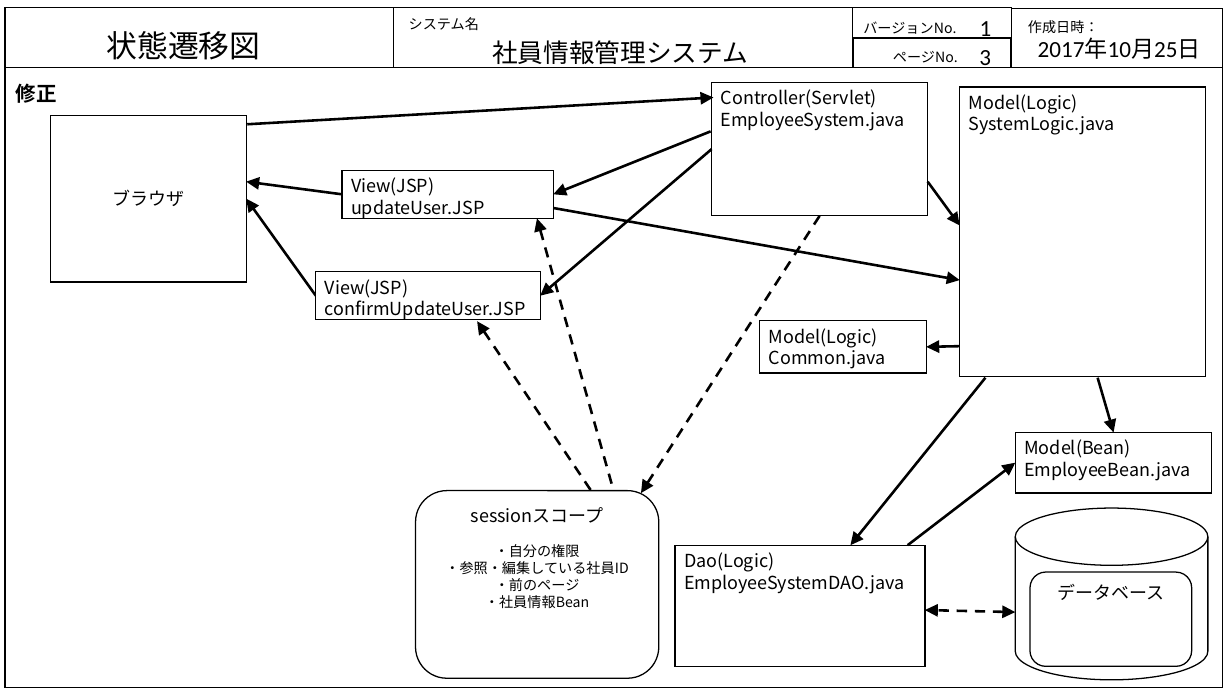
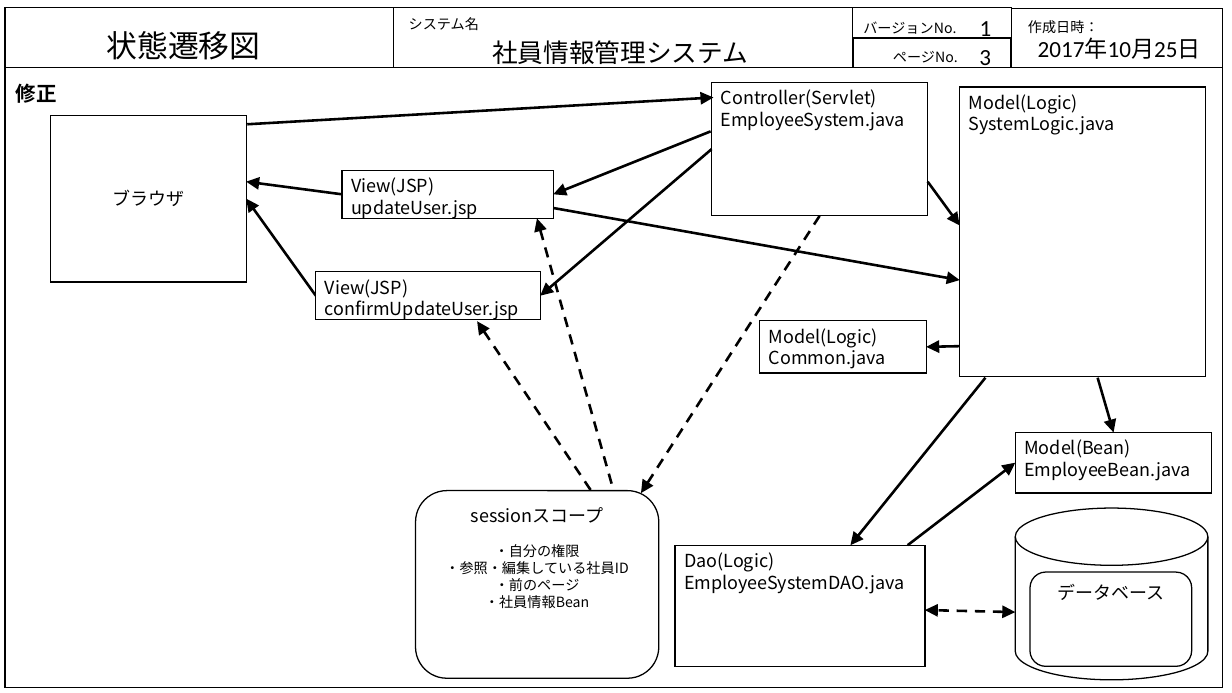
Before and after one commit to java201710/java, a slide deck: slide 12 of 総合演習資料/2.外部設計/画面・状態遷移図_DB.pptx. Drawn at 1232x693 pixels with LibreOffice and Linux fonts; fonts in the diff are those of the drawing. Boxes give left, top, right and bottom in pixels: in the first picture for what was removed or moved away, otherwise in the second. Text is boxed around its words. In the diff, an @@ line names an element or a change of style, - is before the commit and + after.

```diff
--- a/総合演習資料/2.外部設計/画面・状態遷移図_DB.pptx
+++ b/総合演習資料/2.外部設計/画面・状態遷移図_DB.pptx
@@ text in rectangle at (x1=351, y1=177, x2=478, y2=219): text changed @@
-View(JSP)
-updateUser.JSP
+View(JSP)
+updateUser.jsp
@@ text in rectangle at (x1=325, y1=279, x2=519, y2=320): text changed @@
-View(JSP)
-confirmUpdateUser.JSP
+View(JSP)
+confirmUpdateUser.jsp
```
Also in this commit, not shown: 3 other slides changed, 1 other file.
